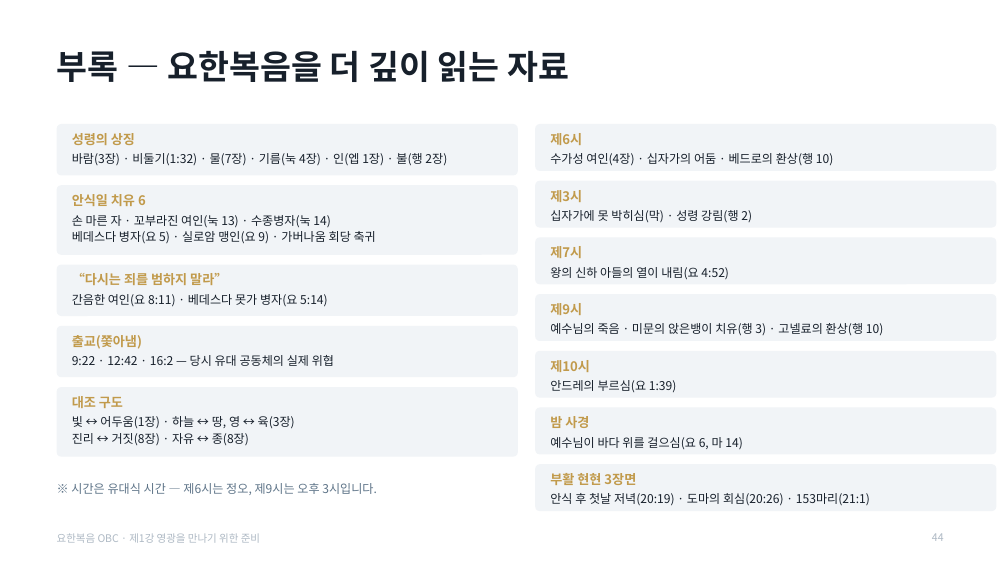
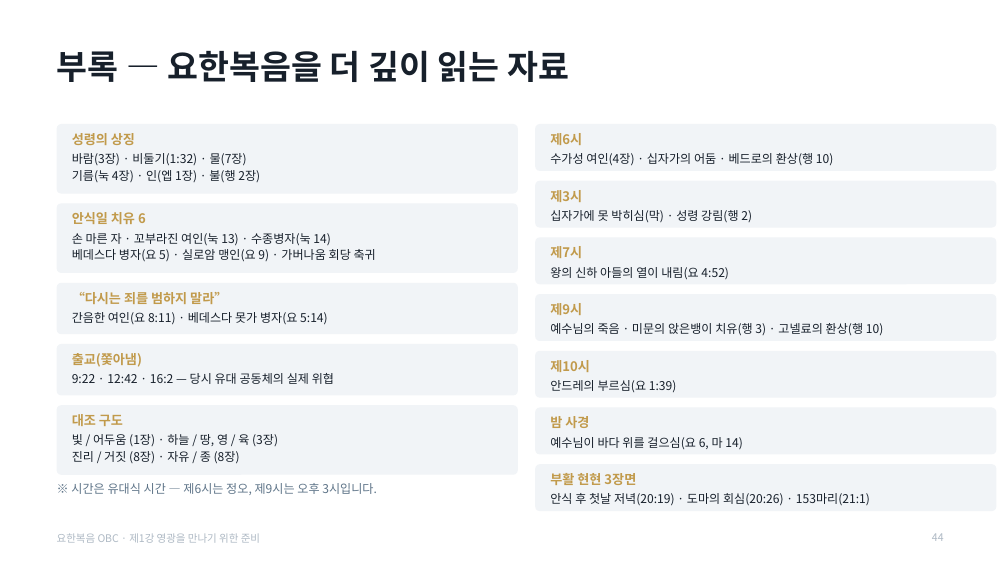
Before and after one commit to mio-modu/bible_GospelofJohn, a slide deck: slide 44 of dist/요한복음_1강_영광을_만나기_위한_준비.pptx. Drawn at 1008x567 pixels with LibreOffice and Linux fonts; fonts in the diff are those of the drawing. Boxes give left, top, right and bottom in pixels: in the first picture for what was removed or moved away, otherwise in the second. Text is boxed around its words. In the diff, an @@ line names an element or a change of style, - is before the commit and + after.

```diff
--- a/dist/요한복음_1강_영광을_만나기_위한_준비.pptx
+++ b/dist/요한복음_1강_영광을_만나기_위한_준비.pptx
@@ rounded rectangle: place and size @@
-rounded rectangle at box(57, 124, 518, 175)
+rounded rectangle at box(57, 124, 518, 194)
@@ rounded rectangle at box(57, 124, 518, 194): proportions changed @@
@@ text at box(72, 153, 260, 182): text changed @@
-바람(3장) · 비둘기(1:32) · 물(7장) · 기름(눅 4장) · 인(엡 1장) · 불(행 2장)
+바람(3장) · 비둘기(1:32) · 물(7장)
+기름(눅 4장) · 인(엡 1장) · 불(행 2장)
@@ 7 texts, 4 rounded rectangles: place and size @@
-7 texts, 4 rounded rectangles at box(57, 185, 518, 457)
+7 texts, 4 rounded rectangles at box(57, 203, 518, 475)
@@ text at box(72, 434, 278, 464): text changed @@
-빛 ↔ 어두움(1장) · 하늘 ↔ 땅, 영 ↔ 육(3장)
-진리 ↔ 거짓(8장) · 자유 ↔ 종(8장)
+빛 / 어두움 (1장) · 하늘 / 땅, 영 / 육 (3장)
+진리 / 거짓 (8장) · 자유 / 종 (8장)
```
Also in this commit, not shown: 11 other slides changed, 6 other files.
